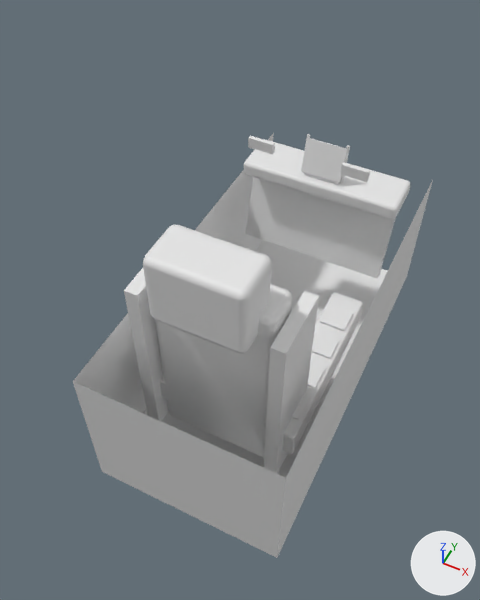
Before and after pictures for a commit that changed the OBJ model gunsmod/src/main/resources/assets/gunsmod/models/entity/mig29/cockpit.obj.
The view is the same before and after, from a camera (50 mm lens) standing at (0.635, 0.467, 0.806) and looking at (0.484, 0.769, 0.429). The lights are fixed; the arrows at lower right show +X, +Y and +Z. The first picture is the older version. Materials are left out; every surface is plain grey. Where no turn or scale is listed for an object, it has been applied to the vertices.

The first picture shows 'cockpit'.
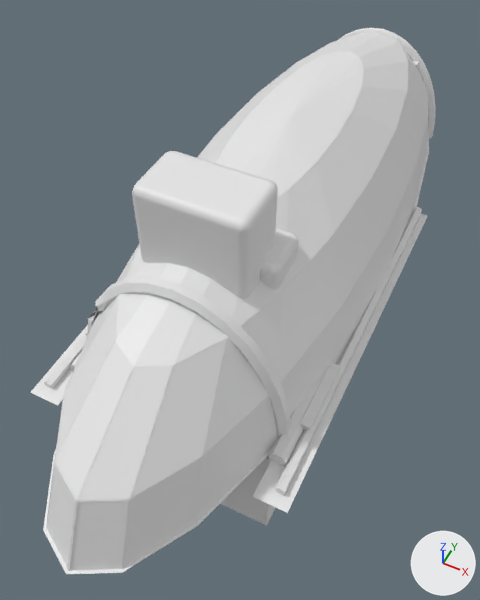
The change in detail:
me_cockpit is used by ob_cockpit; location (0.0, 0.0, 0.0).
me_cockpit had 668 vertices, 595 faces and spanned x 0.423..0.577, y 0.644..0.96, z 0.318..0.547.
me_cockpit now has 1558 vertices, 1221 faces and spans x 0.412..0.588, y 0.538..1.087, z 0.365..0.596.
me_cockpit part 1: the loose piece of 8 vertices spanning x 0.527..0.547, y 0.844..0.847, z 0.51..0.518 is scaled about its middle by (0.625, 0.595, 1.4), then moved by (-0.002, 0.007, -0.034).
me_cockpit part 2: a new loose piece, a 6-sided cylinder along y spanning x 0.424..0.436, y 0.644..0.869, z 0.455..0.465.
me_cockpit part 3: a new loose piece, a 6-sided cylinder along y spanning x 0.564..0.576, y 0.644..0.869, z 0.455..0.465.
me_cockpit part 4: the loose piece of 56 vertices spanning x 0.457..0.543, y 0.694..0.724, z 0.352..0.513 is scaled about its middle by (1, 1.13, 0.989), then moved by (0.0, 0.002, 0.044).
me_cockpit part 5: a new loose piece, a 5-sided cylinder along y spanning x 0.4171..0.4231, y 0.6271..0.8938, z 0.4556..0.4619.
me_cockpit part 6: a new loose piece, a 5-sided cylinder along y spanning x 0.5763..0.5823, y 0.6271..0.8938, z 0.4556..0.4619.
me_cockpit part 7: the loose piece of 56 vertices spanning x 0.485..0.515, y 0.88..0.894, z 0.457..0.473 is scaled about its middle by (0.822, 2.08, 0.44), then moved by (0.0, -0.021, 0.058).
me_cockpit part 8: the loose piece of 8 vertices spanning x 0.515..0.518, y 0.882..0.892, z 0.467..0.502 is turned 22.1 degrees about the x axis through its middle and scaled by 0.598, then moved by (-0.005, -0.029, 0.052).
me_cockpit part 9: the loose piece of 8 vertices spanning x 0.483..0.517, y 0.88..0.889, z 0.473..0.5 is scaled about its middle by (0.78, 0.458, 0.944), then moved by (-0.027, -0.028, 0.017).
me_cockpit part 10: the loose piece of 8 vertices spanning x 0.437..0.563, y 0.874..0.9, z 0.389..0.461 is scaled about its middle by (0.166, 0.177, 0.324), then moved by (0.0, -0.03, 0.079).
me_cockpit part 11: the loose piece of 56 vertices spanning x 0.433..0.567, y 0.874..0.914, z 0.457..0.47 is scaled about its middle by (0.171, 0.13, 0.512), then moved by (0.0, 0.101, 0.069).
me_cockpit part 12: the loose piece of 56 vertices spanning x 0.467..0.533, y 0.677..0.714, z 0.493..0.547 is scaled about its middle by (0.255, 0.152, 0.106), then moved by (-0.028, 0.299, 0.002).
me_cockpit part 13: the loose piece of 56 vertices spanning x 0.537..0.563, y 0.694..0.835, z 0.377..0.4 is scaled about its middle by (0.627, 0.0336, 0.236), then moved by (-0.022, 0.23, 0.133).
me_cockpit part 14: 21 loose pieces with 268 vertices, spanning x 0.437..0.56, y 0.685..0.892, z 0.35..0.502, are deleted.
me_cockpit part 15: 16 vertices removed from x 0.423..0.577, y 0.644..0.96, z 0.318..0.518; 938 vertices added at x 0.412..0.588, y 0.538..1.087, z 0.365..0.596.
Other edits to the shape of me_cockpit do not show in these pictures.

Boxes (x1, y1, x2, y2) around the edits, measured in the pictures (480 x 600 px; the box of a moved part takes in the faces that stretch with it):
'cockpit', reshaped (13% wider, 28% taller)
    before: (73, 133, 433, 558)
    after: (30, 28, 436, 574)
part 1 of me_cockpit, moved or reshaped (not visible afterwards)
    before: (340, 162, 370, 182)
part 2 of me_cockpit, added (mostly hidden)
    after: (69, 353, 81, 372)
part 3 of me_cockpit, added
    after: (268, 354, 341, 465)
part 4 of me_cockpit, moved or reshaped
    before: (155, 284, 292, 457)
    after: (260, 228, 299, 290)
part 5 of me_cockpit, added
    after: (44, 334, 87, 389)
part 6 of me_cockpit, added
    after: (275, 207, 422, 495)
part 7 of me_cockpit, moved or reshaped (not visible afterwards)
    before: (304, 172, 339, 185)
part 8 of me_cockpit, moved or reshaped (not visible afterwards)
    before: (340, 145, 350, 184)
part 9 of me_cockpit, moved or reshaped (not visible afterwards)
    before: (301, 138, 348, 183)
part 10 of me_cockpit, moved or reshaped (not visible afterwards)
    before: (245, 177, 396, 279)
part 11 of me_cockpit, moved or reshaped (not visible afterwards)
    before: (244, 140, 411, 219)
part 12 of me_cockpit, moved or reshaped (not visible afterwards)
    before: (143, 225, 272, 353)
part 13 of me_cockpit, moved or reshaped
    before: (261, 292, 363, 454)
    after: (413, 61, 419, 68)
part 14 of me_cockpit, deleted
    before: (124, 268, 353, 474)
part 15 of me_cockpit, built on
    before: (73, 133, 433, 558)
    after: (30, 28, 436, 574)
